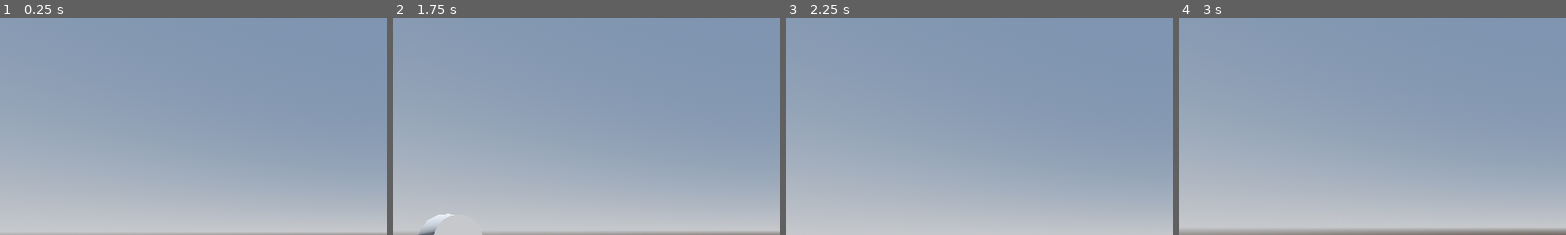
Above: before the commit, frames 1-4 (left to right).
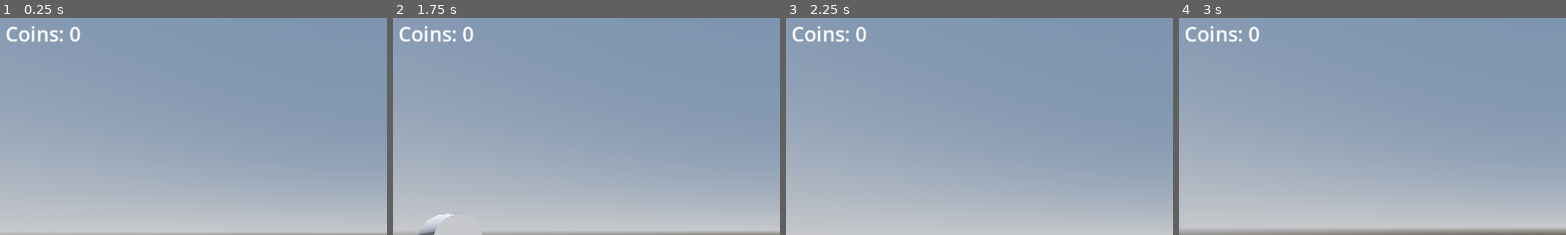
Above: after the commit, the same moments.

Repository: kykyshonok-kyki/coinshunter
Game: Godot game, scene res://scenes/test_range.tscn
The game is run twice, just before and just after one commit, with the same random seed, the same clock (stepped at 60 frames per second) and the same inputs.
Inputs (mouse positions are % of the whole screen's width and height, from its top left):
- Up to frame 1 (0.25 s): no input
- Up to frame 2 (1.75 s): move the mouse to (55, 50) at 0.52 s; hold Shift (sprint) 0.53-1.28 s; hold W (move_forwards) from 0.53 s (still down); tap Space (move_jump) at 0.77, 1.52 s; move the mouse to (45, 50) at 1.27 s; tap Shift (sprint) at 1.35 s
- Up to frame 3 (2.25 s): keep holding W (move_forwards); move the mouse to (52, 48) at 2.02 s; hold Shift (sprint) from 2.03 s (still down)
- Up to frame 4 (3 s): keep holding W (move_forwards); move the mouse to (49, 52) at 2.77 s; release Shift (sprint) at 2.78 s; tap Shift (sprint) at 2.85 s
The pictures show only the part of the screen within x 0-50%, y 1-51%; the shares and areas given below are measured in that part.

The runs differ from the first frame. In frame 1, 0.5% of the frame differs, in the area x 1-21%, y 3-12%; in frame 2, 0.5%; in frame 3, 0.5%; in frame 4, 0.5%.

Commit message:
Add HUD, Main and Game menus with interactions

Diff:
--- a/project.godot
+++ b/project.godot
@@ -11,8 +11,16 @@
 [application]
 
 config/name="Коллекционер"
-run/main_scene="res://scenes/test_range.tscn"
+run/main_scene="res://scenes/Test_range.tscn"
 config/features=PackedStringArray("4.0", "Forward Plus")
+
+[autoload]
+
+Global="*res://scripts/global.gd"
+
+[display]
+
+window/stretch/aspect="expand"
 
 [input]
 
--- /dev/null
+++ b/scenes/GameMenu.tscn
@@ -0,0 +1,67 @@
+[gd_scene load_steps=4 format=3 uid="uid://do82tdgt13men"]
+
+[ext_resource type="Theme" uid="uid://qljmmw3qdgba" path="res://themes/general.tres" id="1_xafxb"]
+[ext_resource type="Script" path="res://scripts/GameMenu.gd" id="2_sxdjj"]
+
+[sub_resource type="StyleBoxFlat" id="StyleBoxFlat_t4707"]
+bg_color = Color(0.32549, 0.32549, 0.32549, 0.823529)
+border_width_left = 3
+border_width_top = 3
+border_width_right = 3
+border_width_bottom = 3
+border_color = Color(0.145098, 0.145098, 0.145098, 1)
+corner_radius_top_left = 20
+corner_radius_top_right = 20
+corner_radius_bottom_right = 20
+corner_radius_bottom_left = 20
+expand_margin_left = 30.0
+expand_margin_top = 30.0
+expand_margin_right = 30.0
+expand_margin_bottom = 30.0
+
+[node name="GameMenu" type="Control"]
+layout_mode = 3
+anchors_preset = 15
+anchor_right = 1.0
+anchor_bottom = 1.0
+grow_horizontal = 2
+grow_vertical = 2
+theme = ExtResource("1_xafxb")
+script = ExtResource("2_sxdjj")
+
+[node name="PanelContainer" type="PanelContainer" parent="."]
+layout_mode = 1
+anchors_preset = 8
+anchor_left = 0.5
+anchor_top = 0.5
+anchor_right = 0.5
+anchor_bottom = 0.5
+offset_left = -100.0
+offset_top = -60.0
+offset_right = 100.0
+offset_bottom = 60.0
+grow_horizontal = 2
+grow_vertical = 2
+theme_override_styles/panel = SubResource("StyleBoxFlat_t4707")
+
+[node name="VBoxContainer" type="VBoxContainer" parent="PanelContainer"]
+custom_minimum_size = Vector2(350, 0)
+layout_mode = 2
+theme_override_constants/separation = 20
+alignment = 1
+
+[node name="ContinueButton" type="Button" parent="PanelContainer/VBoxContainer"]
+layout_mode = 2
+text = "Continue"
+
+[node name="MainMenuButton" type="Button" parent="PanelContainer/VBoxContainer"]
+layout_mode = 2
+text = "Quit to main menu"
+
+[node name="QuitButton" type="Button" parent="PanelContainer/VBoxContainer"]
+layout_mode = 2
+text = "Quit to desktop"
+
+[connection signal="pressed" from="PanelContainer/VBoxContainer/ContinueButton" to="." method="_on_continue_button_pressed"]
+[connection signal="pressed" from="PanelContainer/VBoxContainer/MainMenuButton" to="." method="_on_main_menu_button_pressed"]
+[connection signal="pressed" from="PanelContainer/VBoxContainer/QuitButton" to="." method="_on_quit_button_pressed"]
--- /dev/null
+++ b/scenes/HUD.tscn
@@ -0,0 +1,22 @@
+[gd_scene load_steps=3 format=3 uid="uid://djjngphw4ereq"]
+
+[ext_resource type="Script" path="res://scripts/HUD.gd" id="1_cdmci"]
+[ext_resource type="Theme" uid="uid://qljmmw3qdgba" path="res://themes/general.tres" id="2_hjo60"]
+
+[node name="HUD" type="Control"]
+layout_mode = 3
+anchors_preset = 15
+anchor_right = 1.0
+anchor_bottom = 1.0
+grow_horizontal = 2
+grow_vertical = 2
+script = ExtResource("1_cdmci")
+
+[node name="ScoreLable" type="Label" parent="."]
+layout_mode = 1
+offset_left = 8.0
+offset_top = 8.0
+offset_right = 65.0
+offset_bottom = 34.0
+theme = ExtResource("2_hjo60")
+text = "Coins: 0"
--- /dev/null
+++ b/scenes/MainMenu.tscn
@@ -0,0 +1,42 @@
+[gd_scene load_steps=3 format=3 uid="uid://chlwbpgvidfut"]
+
+[ext_resource type="Theme" uid="uid://qljmmw3qdgba" path="res://themes/general.tres" id="1_vdvfp"]
+[ext_resource type="Script" path="res://scripts/MainMenu.gd" id="2_qujcw"]
+
+[node name="MainMenu" type="Control"]
+layout_mode = 3
+anchors_preset = 15
+anchor_right = 1.0
+anchor_bottom = 1.0
+grow_horizontal = 2
+grow_vertical = 2
+theme = ExtResource("1_vdvfp")
+script = ExtResource("2_qujcw")
+
+[node name="VBoxContainer" type="VBoxContainer" parent="."]
+custom_minimum_size = Vector2(200, 0)
+layout_mode = 1
+anchors_preset = 8
+anchor_left = 0.5
+anchor_top = 0.5
+anchor_right = 0.5
+anchor_bottom = 0.5
+offset_left = -35.0
+offset_top = -33.0
+offset_right = 35.0
+offset_bottom = 33.0
+grow_horizontal = 2
+grow_vertical = 2
+theme_override_constants/separation = 20
+alignment = 1
+
+[node name="StartButton" type="Button" parent="VBoxContainer"]
+layout_mode = 2
+text = "Start"
+
+[node name="QuitButton" type="Button" parent="VBoxContainer"]
+layout_mode = 2
+text = "Quit"
+
+[connection signal="pressed" from="VBoxContainer/StartButton" to="." method="_on_start_button_pressed"]
+[connection signal="pressed" from="VBoxContainer/QuitButton" to="." method="_on_quit_button_pressed"]
--- a/scenes/test_range.tscn
+++ b/scenes/test_range.tscn
@@ -1,8 +1,10 @@
-[gd_scene load_steps=7 format=3 uid="uid://jggnnyqd5spu"]
+[gd_scene load_steps=9 format=3 uid="uid://jggnnyqd5spu"]
 
 [ext_resource type="Material" uid="uid://cjt0pdlif3x8" path="res://materials/test_range.tres" id="2_xdidm"]
 [ext_resource type="PackedScene" uid="uid://dld7n8rug5fm2" path="res://scenes/objects/Coin.tscn" id="3_x45wp"]
+[ext_resource type="PackedScene" uid="uid://djjngphw4ereq" path="res://scenes/HUD.tscn" id="4_2a07a"]
 [ext_resource type="PackedScene" uid="uid://d1frwbc2sfm7i" path="res://scenes/Player.tscn" id="4_qpe8n"]
+[ext_resource type="PackedScene" uid="uid://do82tdgt13men" path="res://scenes/GameMenu.tscn" id="5_eemli"]
 
 [sub_resource type="ProceduralSkyMaterial" id="ProceduralSkyMaterial_861k6"]
 sky_horizon_color = Color(0.64625, 0.65575, 0.67075, 1)
@@ -52,3 +54,8 @@
 
 [node name="Coin5" parent="Coins" instance=ExtResource("3_x45wp")]
 transform = Transform3D(1, 0, 0, 0, 1, 0, 0, 0, 1, -3.66898, 1.4904, -9.01555)
+
+[node name="HUD" parent="." instance=ExtResource("4_2a07a")]
+
+[node name="MainMenu" parent="." instance=ExtResource("5_eemli")]
+visible = false
--- /dev/null
+++ b/scripts/GameMenu.gd
@@ -0,0 +1,28 @@
+extends Control
+
+var cont_button: Button
+
+# Called when the node enters the scene tree for the first time.
+func _ready() -> void:
+	cont_button = $PanelContainer/VBoxContainer/ContinueButton
+
+# Toggle game menu
+func _close_and_open() -> void:
+	visible = not visible
+	if visible:
+		Input.set_mouse_mode(Input.MOUSE_MODE_VISIBLE)
+	else:
+		Input.set_mouse_mode(Input.MOUSE_MODE_CAPTURED)
+
+func _input(event: InputEvent) -> void:
+	if event.is_action_pressed("ui_cancel") and not cont_button.button_pressed:
+		_close_and_open()
+
+func _on_continue_button_pressed() -> void:
+	_close_and_open()
+
+func _on_main_menu_button_pressed() -> void:
+	get_tree().change_scene_to_file("res://scenes/MainMenu.tscn")
+
+func _on_quit_button_pressed() -> void:
+	Global.exit()
--- /dev/null
+++ b/scripts/HUD.gd
@@ -0,0 +1,7 @@
+extends Control
+
+
+# Called when the node enters the scene tree for the first time.
+func _ready() -> void:
+	Global.score_lable = $ScoreLable
+	Global.score = 0
--- /dev/null
+++ b/scripts/MainMenu.gd
@@ -0,0 +1,7 @@
+extends Control
+
+func _on_start_button_pressed() -> void:
+	get_tree().change_scene_to_file("res://scenes/Test_range.tscn")
+
+func _on_quit_button_pressed() -> void:
+	Global.exit()
--- a/scripts/coin.gd
+++ b/scripts/coin.gd
@@ -35,6 +35,6 @@
 			position.y -= dist
 
 
-func _on_body_entered(body: Node3D) -> void:
-	body.earn_coin()
+func _on_body_entered(_body: Node3D) -> void:
+	Global.take_coin()
 	queue_free()
--- /dev/null
+++ b/scripts/global.gd
@@ -0,0 +1,11 @@
+extends Node
+
+var score: int = 0
+var score_lable: Label
+
+func take_coin() -> void:
+	score += 1
+	score_lable.text = 'Coins: ' + str(score)
+
+func exit() -> void:
+	get_tree().quit()
--- a/scripts/player.gd
+++ b/scripts/player.gd
@@ -17,10 +17,7 @@
 signal set_state
 
 func _init() -> void:
-	Input.set_mouse_mode(Input.MOUSE_MODE_CAPTURED)
-
-func earn_coin() -> void:
-	print("Coin + 1")
+	Input.mouse_mode = Input.MOUSE_MODE_CAPTURED
 
 func _physics_process(delta: float) -> void:
 	var cur_state : String = ''
@@ -57,14 +54,12 @@
 	move_and_slide()
 
 func _input(e: InputEvent) -> void:
-	if Input.is_action_just_pressed("ui_cancel"):
-		get_tree().quit()
-
 	# Head rotation
-	if e is InputEventMouseMotion:
-		rot_x -= e.relative.y * ROT_SPEED
-		rot_y -= e.relative.x * ROT_SPEED
-		if rot_x < -1:
-			rot_x = -1
-		if rot_x > 1.6:
-			rot_x = 1.6
+	if Input.mouse_mode == Input.MOUSE_MODE_CAPTURED:
+		if e is InputEventMouseMotion:
+			rot_x -= e.relative.y * ROT_SPEED
+			rot_y -= e.relative.x * ROT_SPEED
+			if rot_x < -1:
+				rot_x = -1
+			if rot_x > 1.6:
+				rot_x = 1.6
--- /dev/null
+++ b/themes/general.tres
@@ -0,0 +1,4 @@
+[gd_resource type="Theme" format=3 uid="uid://qljmmw3qdgba"]
+
+[resource]
+default_font_size = 30
